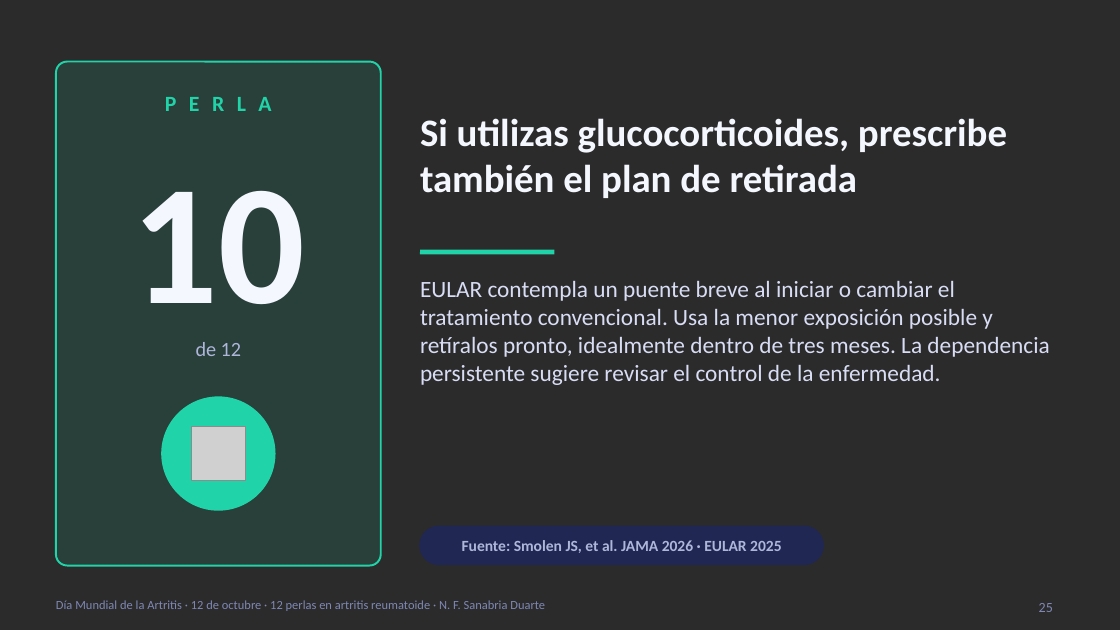
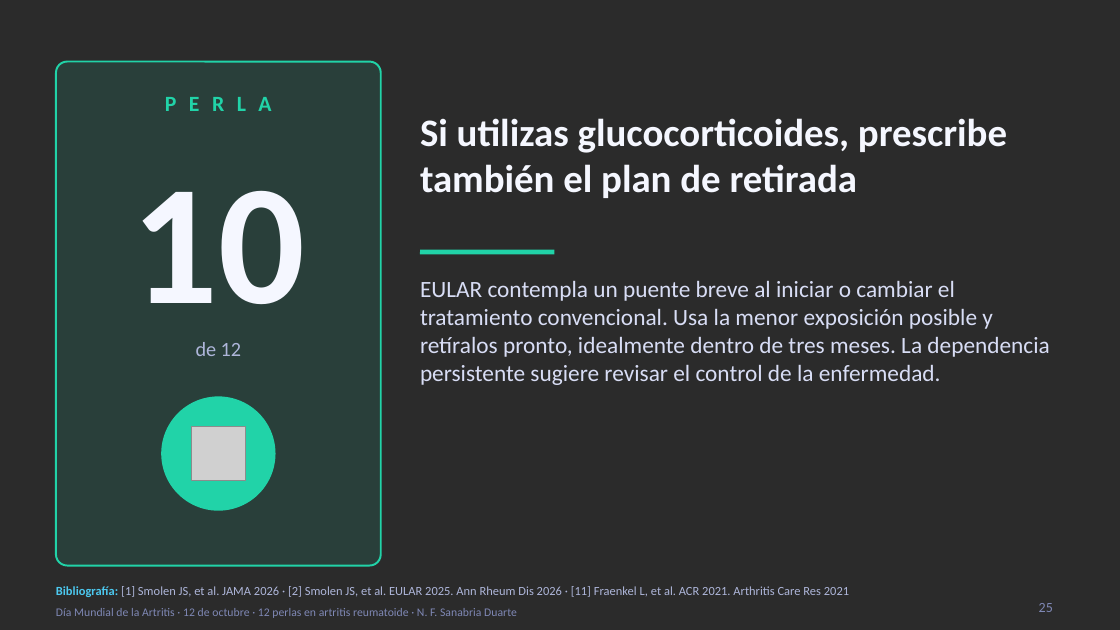
Before and after one commit to nestor120512/nes, a slide deck: slide 25 of 12_perlas_artritis_reumatoide.pptx. Drawn at 1120x630 pixels with LibreOffice and Linux fonts; fonts in the diff are those of the drawing; grey boxes stand for pictures; background and template pictures are left out; a plain dark background stands for a picture behind light text. Boxes give left, top, right and bottom in pixels: in the first picture for what was removed or moved away, otherwise in the second. Text is boxed around its words. In the diff, an @@ line names an element or a change of style, - is before the commit and + after.

```diff
--- a/12_perlas_artritis_reumatoide.pptx
+++ b/12_perlas_artritis_reumatoide.pptx
@@ rounded rectangle removed at [420, 526, 823, 564] @@
@@ text removed at [462, 540, 781, 553] @@
-Fuente: Smolen JS, et al. JAMA 2026 · EULAR 2025
@@ text added at [56, 586, 849, 597], 8 pt, text #AEB6DA @@
+Bibliografía: [1] Smolen JS, et al. JAMA 2026 · [2] Smolen JS, et al. EULAR 2025. Ann Rheum Dis 2026 · [11] Fraenkel L, et al. ACR 2021. Arthritis Care Res 2021
@@ text "Día Mundial de la Artritis ..." at [56, 608, 517, 618]: size 8 to 7.5 pt; vertical alignment top to middle @@
```
Also in this commit, not shown: 34 other slides changed.
